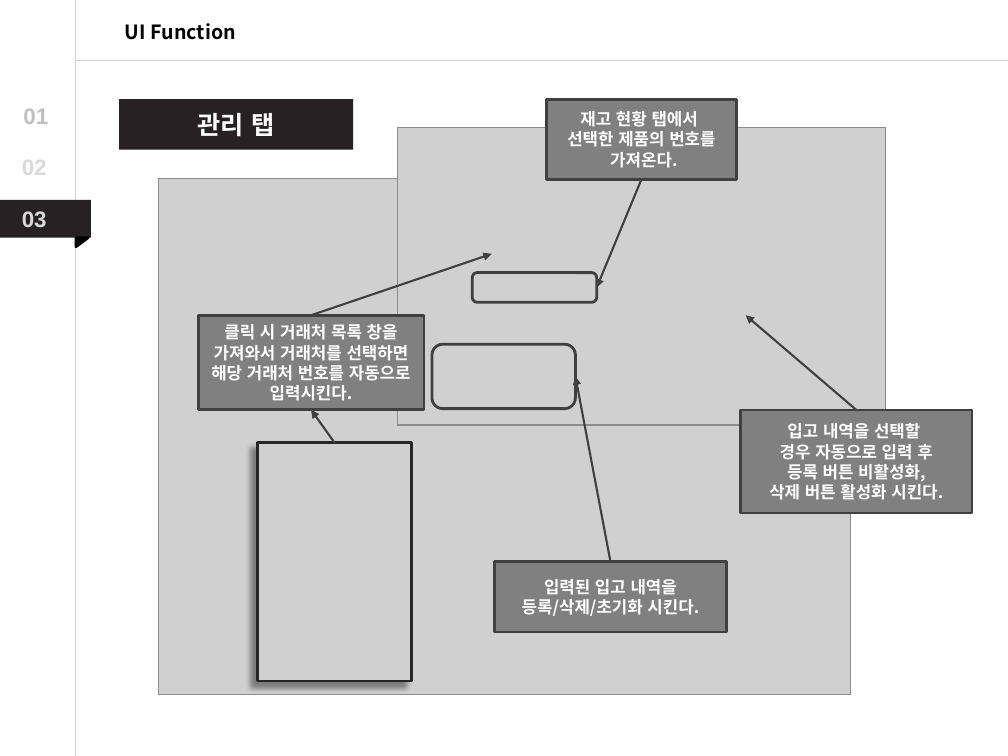
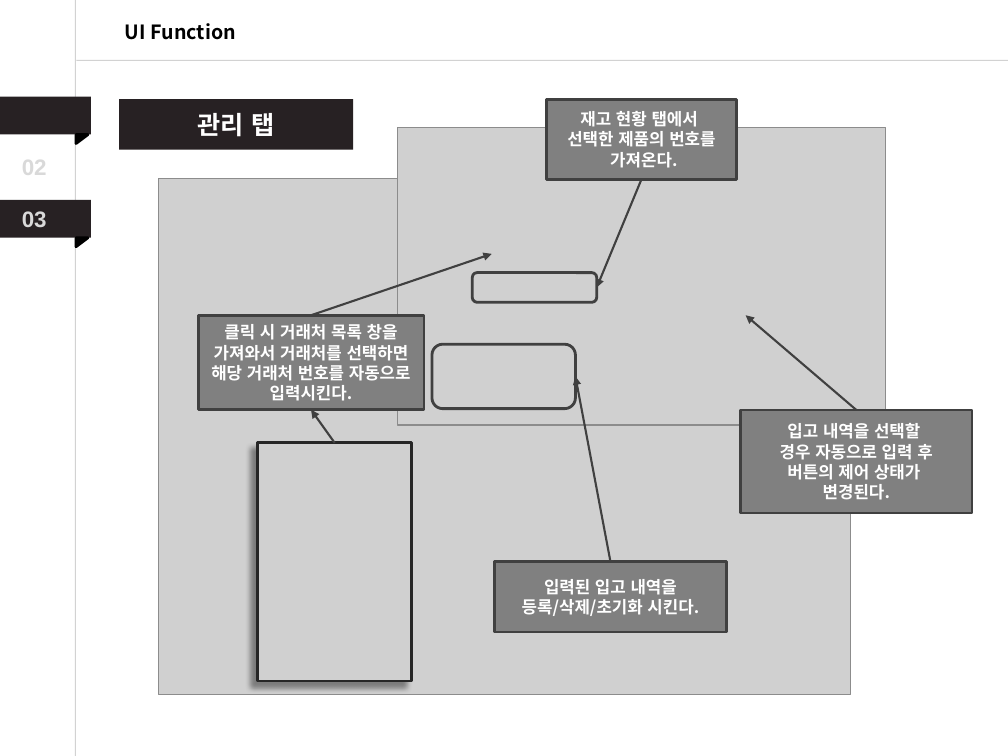
Before and after one commit to Dong-Jun-Shin/COMP_project, a slide deck: slide 33 of ReadMe/COMP_Project_ppt.pptx. Drawn at 1008x756 pixels with LibreOffice and Linux fonts; fonts in the diff are those of the drawing; grey boxes stand for pictures. Boxes give left, top, right and bottom in pixels: in the first picture for what was removed or moved away, otherwise in the second. Text is boxed around its words. In the diff, an @@ line names an element or a change of style, - is before the commit and + after.

```diff
--- a/ReadMe/COMP_Project_ppt.pptx
+++ b/ReadMe/COMP_Project_ppt.pptx
@@ rectangle added at [0,97,91,135], fill #272123 @@
@@ text removed at [23,109,48,124] @@
-01
@@ right triangle added at [76,135,88,144], fill #000000, outline #000000 2 pt @@
@@ text in rectangle at [787,464,920,500]: text changed @@
-등록 버튼 비활성화,
-삭제 버튼 활성화 시킨다.
+버튼의 제어 상태가
+변경된다.
```
Also in this commit, not shown: 8 other slides changed, 1 slide added, 3 other files.
